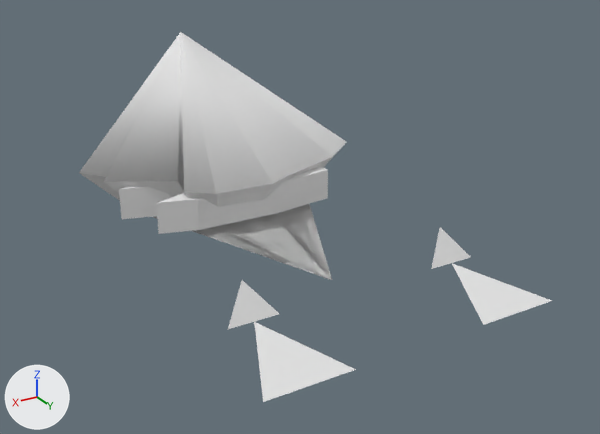
A saved change to the OBJ model GameData/Meshes/Designs/cryo/cryo_miner_mk3_46.obj.
One viewpoint serves both versions: a camera (50 mm lens) standing at (2.16, 4.57, 2.04) and looking at (-0.39, 0.33, -0.08). The axes (+X, +Y, +Z) are drawn at lower left. The lights are the same throughout. The picture after the commit comes second. Where no turn or scale is listed for an object, it has been applied to the vertices. Vertices at exactly the same position are counted once.

The first picture shows 'cryo_miner_mk3_46'.
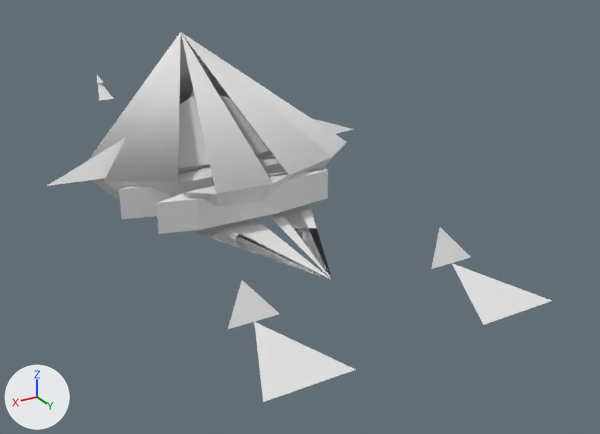
Boxes [x1, y1, x2, y2] around the edits, measured in the pictures (600 x 434 px):
'cryo_miner_mk3_46', reshaped (7% wider): before [79, 32, 552, 402]; after [47, 32, 552, 402]
part 1 of me_cryo_miner_mk3_46, cut back: before [154, 34, 332, 280]; after [47, 90, 353, 186]
part 2 of me_cryo_miner_mk3_46, added: after [97, 75, 113, 101]

Edits to the bpy script that builds the scene:
```text
Change me_cryo_miner_mk3_46:
    used by ob_cryo_miner_mk3_46; location = (0.0, 0.0, 0.0)
    verts and faces of me_cryo_miner_mk3_46; kept vertices keep their numbers, new ones are numbered from 113
    remove me_cryo_miner_mk3_46.from_pydata(...)  # 113 vertices, 149 faces; spans x -0.88..0.86, y -0.65..2.06, z 0.0..1.0
    add me_cryo_miner_mk3_46.from_pydata(...)  # 131 vertices, 138 faces; spans x -1.09..1.09, y -2.45..2.06, z 0.0..1.0
    me_cryo_miner_mk3_46 part 1
    17 faces are deleted
    12 vertices are added at x -1.09..1.09, y -0.4..0.4, z 0.04..0.65
    4 new faces join them
    me_cryo_miner_mk3_46 part 2
    add verts[113] = (-0.06, -2.26, 0.15)  # pixel (113, 98)
    add verts[114] = (0.06, -2.26, 0.15)  # pixel (99, 100)
    add verts[115] = (0.0, -2.45, 0.3)  # pixel (97, 77)
    add verts[116] = (-0.03, -2.38, 0.27)  # pixel (103, 82)
    add verts[117] = (0.03, -2.38, 0.27)  # pixel (96, 83)
    add verts[118] = (0.0, -2.45, 0.33)  # pixel (96, 74)
    add faces += [(113, 114, 115), (116, 117, 118)]
```
